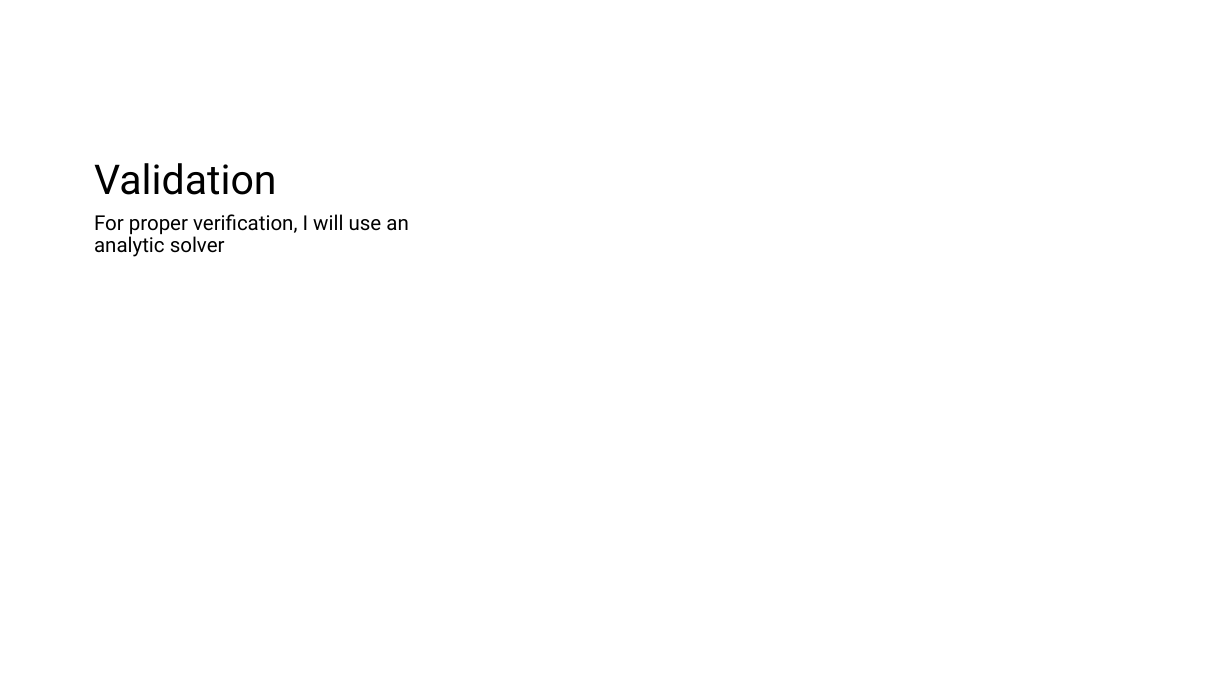
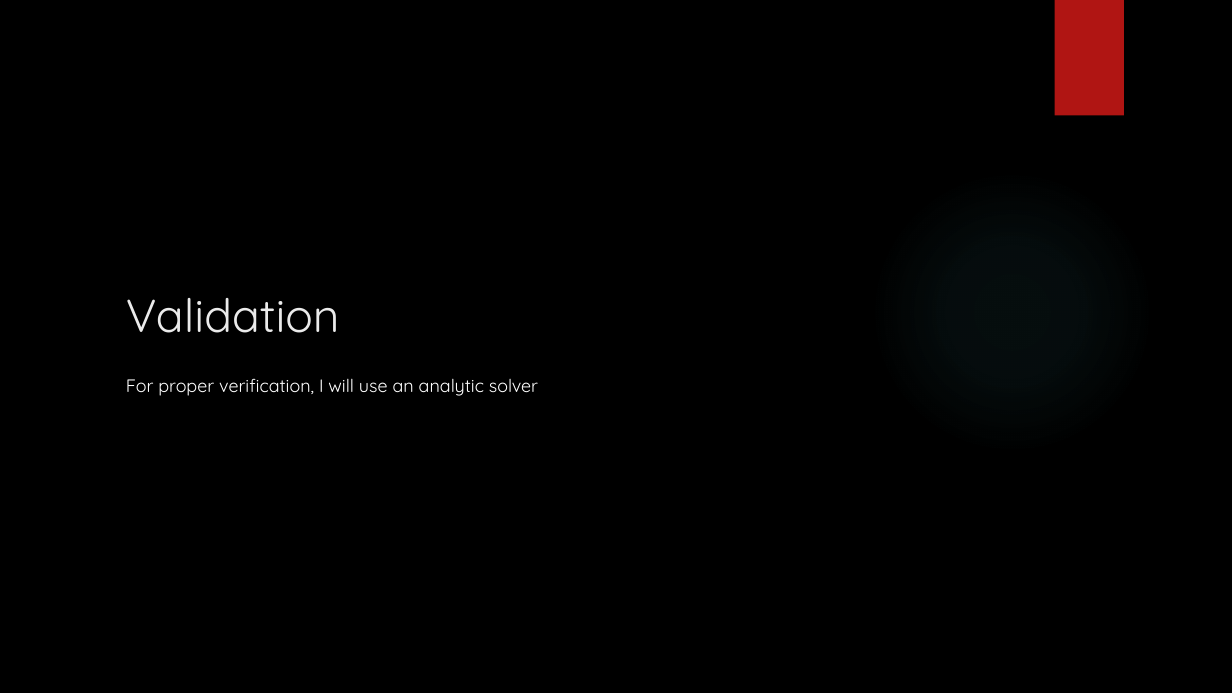
Before and after one commit to KAANVOLKAN05/GPGPU_Research, a slide deck: slide 10 of MonteCarlo/MonteCarloProj/Presentation for West River.pptx (slide 5 before the commit). Drawn at 1232x693 pixels with LibreOffice and Linux fonts; fonts in the diff are those of the drawing; background and template pictures are left out. Boxes give left, top, right and bottom in pixels: in the first picture for what was removed or moved away, otherwise in the second. Text is boxed around its words. In the diff, an @@ line names an element or a change of style, - is before the commit and + after.

```diff
--- a/MonteCarlo/MonteCarloProj/Presentation for West River.pptx
+++ b/MonteCarlo/MonteCarloProj/Presentation for West River.pptx
@@ background #FFFFFF to picture (left out) @@
@@ rectangle added at bbox=[1055, 0, 1124, 116], fill #B01513 @@
@@ ellipse added at bbox=[870, 169, 1154, 454], fill gradient #50B9C1 @@
@@ title "Validation": place and size @@
-title "Validation" at bbox=[94, 163, 277, 195]
+title "Validation" at bbox=[126, 298, 340, 333]
@@ title "Validation" at bbox=[126, 298, 340, 333]: size 32 to 36 pt, font Roboto to Quicksand, text colour #000000 to #EBEBEB; line spacing 0.9 to 1 @@
@@ text "For proper verification, I will ...": place and size @@
-text "For proper verification, I will ..." at bbox=[94, 214, 408, 257]
+text "For proper verification, I will ..." at bbox=[126, 379, 538, 396]
@@ text "For proper verification, I will ..." at bbox=[126, 379, 538, 396]: size 16 to 14 pt, font Roboto to Quicksand, text colour #000000 to #FFFFFF; line spacing 0.9 to 1 @@
```
Also in this commit, not shown: 5 other slides changed, 6 slides added, 1 slide removed.
